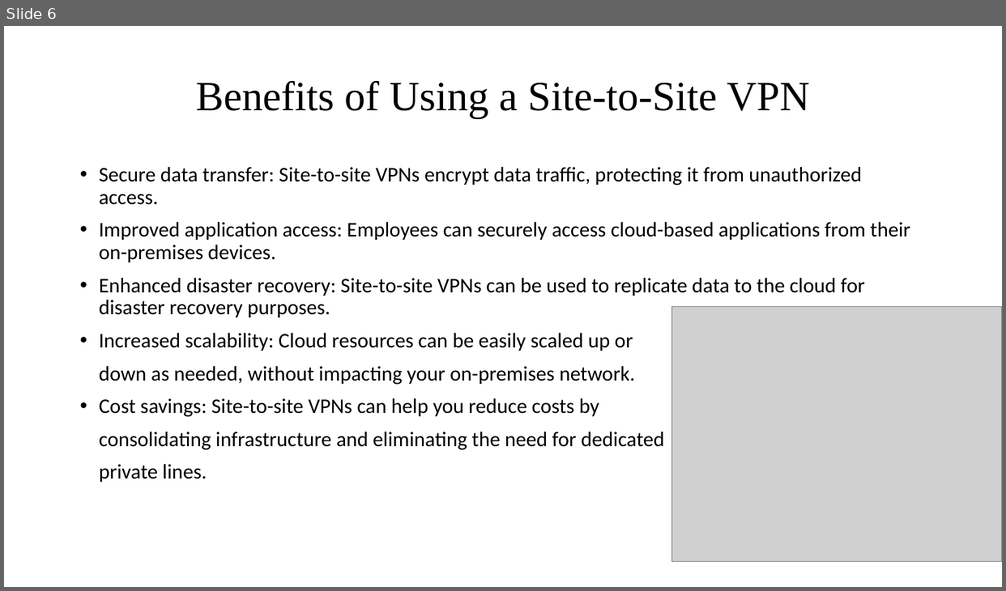
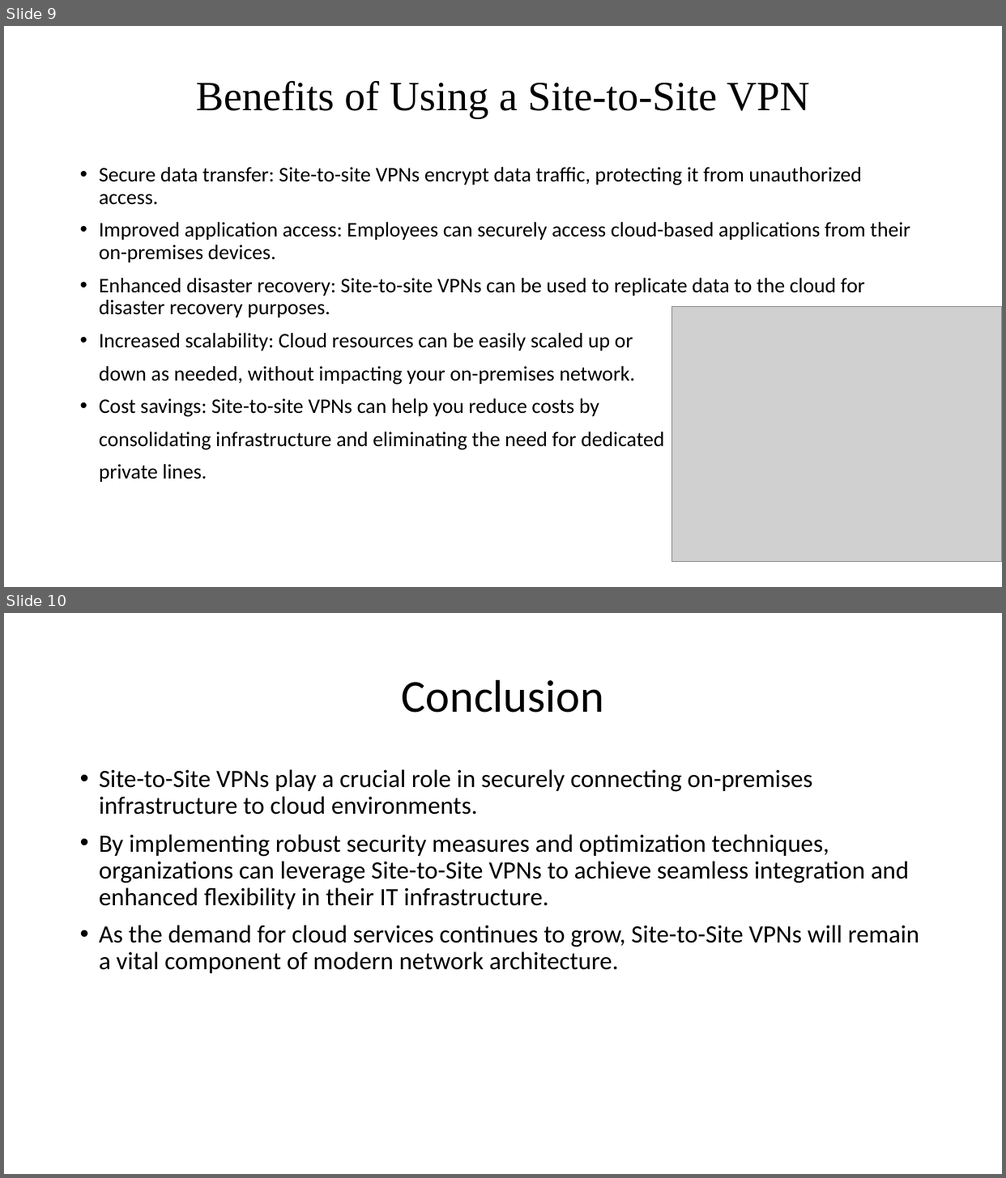
Before and after one commit to pramodvulloji/site-to-site, a slide deck: Site-to-Site VPNs.pptx. Shown one above the other, each under a label of ours: slide 6 before the commit, slides 9 and 10 after it. The pictures are 1006x591 and 1006x1178 pixels, drawn with LibreOffice and Linux fonts; fonts in the diff are those of the drawing; grey boxes stand for pictures. Boxes give left, top, right and bottom in pixels: in the first picture for what was removed or moved away, otherwise in the second. Text is boxed around its words. In the diff, an @@ line names an element or a change of style, - is before the commit and + after.

```diff
--- a/Site-to-Site VPNs.pptx
+++ b/Site-to-Site VPNs.pptx
@@ slide 10 added at box(4, 613, 1002, 1174), background #FFFFFF @@
@@ title added at box(402, 679, 604, 713), 44 pt, text #000000 @@
+Conclusion
@@ text added at box(99, 769, 919, 973), 24 pt, text #000000 @@
+• Site-to-Site VPNs play a crucial role in securely connecting on-premises infrastructure to cloud environments.
+• By implementing robust security measures and optimization techniques, organizations can leverage Site-to-Site VPNs to achieve seamless integration and enhanced flexibility in their IT infrastructure.
+• As the demand for cloud services continues to grow, Site-to-Site VPNs will remain a vital component of modern network architecture.
@@ what was slide 6 is now slide 9 @@
```
Also in this commit, not shown: 1 slide changed, 3 other slides added.
